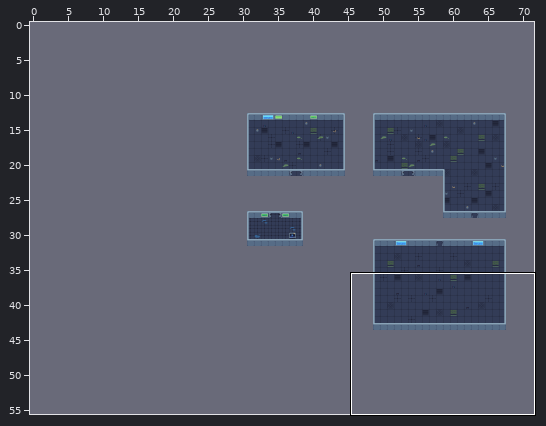
Two versions of a level (LDtk project, Assets/LDtk/Feature_test.ldtk). The picture above shows the old version from afar; the outline marks the close-up.
Close-up. Before the commit:
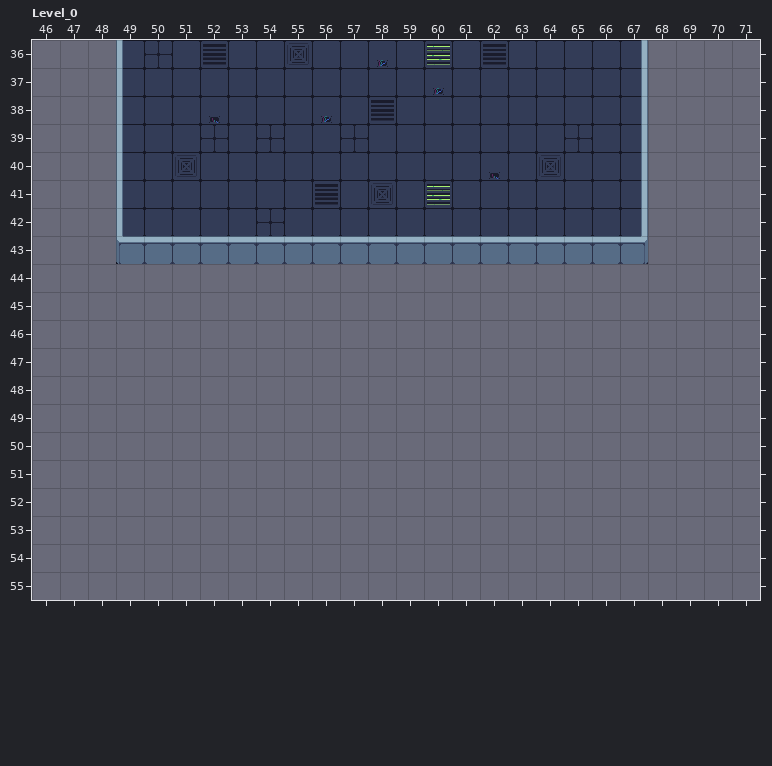
Cells are 32x32 px. Shown: Level_0 x 46..71, y 36..55. The commit also changed other parts of the map, which this record leaves out. The old version is drawn lined up with the new one.
The same view after the edit:
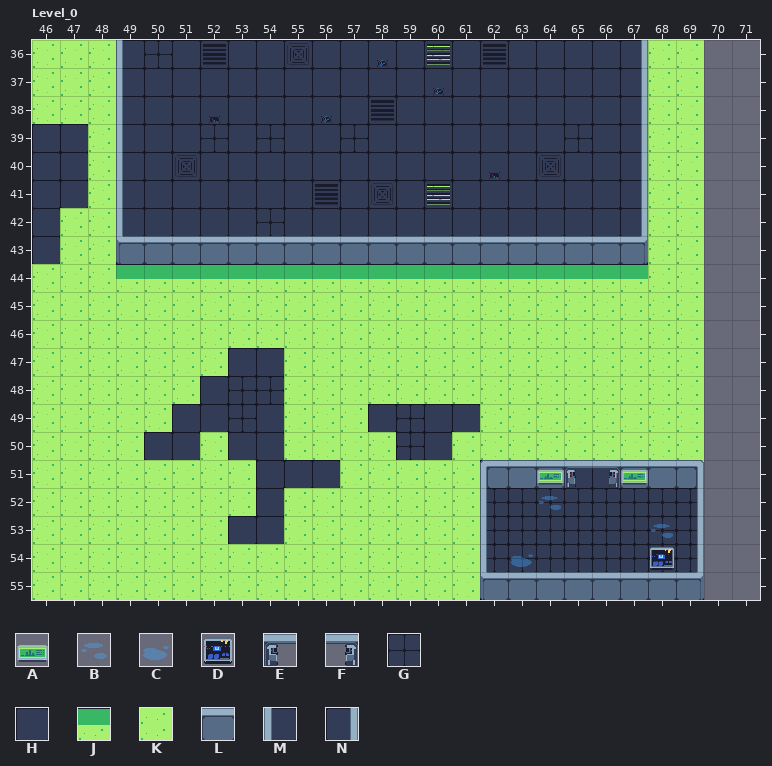
Key: from "Props_and_items_x1": A 7, B 27, C 28, D 132, E 336, F 337; from "Tileset_x1": G 70, H 71, J 109, K 146; from "Wall": L 1 "Wall_Horizontal", M 2 "L_Wall_Vertical", N 3 "R_Wall_Vertical".
_ is an empty cell.
From old to new:
Changed rows in their new state; . is an unchanged cell.
map size 49x31 -> 70x56 cells (old content now starts at 31,13; both pictures use the new coordinates)
Layer "Floor":
first column x 46:
36 KKK...................KK
37 KKK...................KK
38 KKK...................KK
39 HHK...................KK
40 HHK...................KK
41 HHK...................KK
42 HKK...................KK
43 HKK...................KK
44 KKKJJJJJJJJJJJJJJJJJJJKK
45 KKKKKKKKKKKKKKKKKKKKKKKK
46 KKKKKKKKKKKKKKKKKKKKKKKK
47 KKKKKKKHHKKKKKKKKKKKKKKK
48 KKKKKKHGGKKKKKKKKKKKKKKK
49 KKKKKHHGHKKKHGHHKKKKKKKK
50 KKKKHHKHHKKKKGHKKKKKKKKK
51 KKKKKKKKHHHKKKKKGGGHHGKK
52 KKKKKKKKHKKKKKKKGGGGGGGG
53 KKKKKKKHHKKKKKKKGGGGGGGG
54 KKKKKKKKKKKKKKKKGGGGGGGG
55 KKKKKKKKKKKKKKKKGGGGGGGG
Layer "Wall":
first column x 62:
51 LLL..LLL
52 M......N
53 M......N
54 M......N
55 LLLLLLLL
Layer "Props":
first column x 63:
51 .AEFA.
52 .B....
53 .....B
54 C....D
